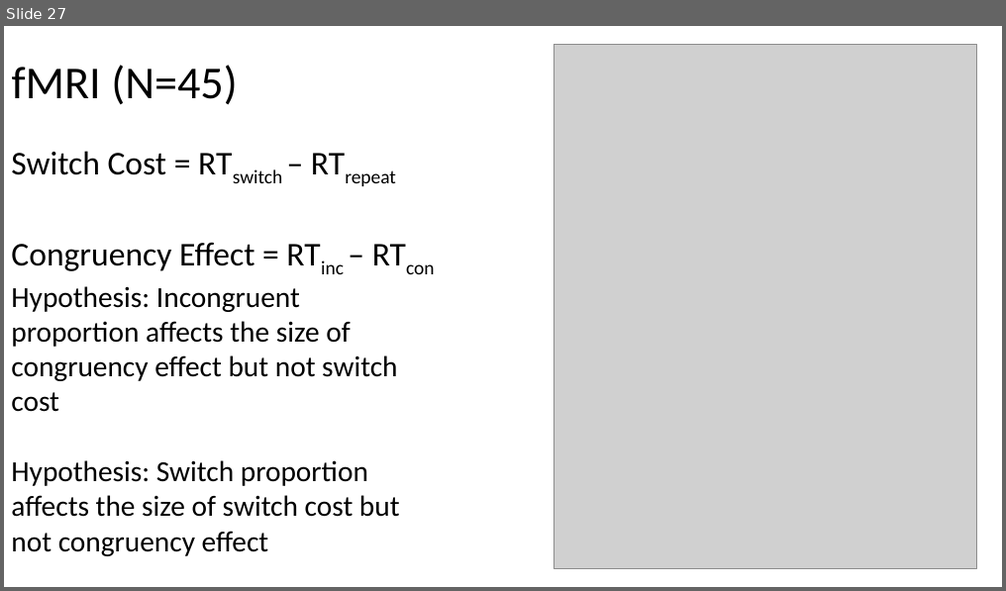
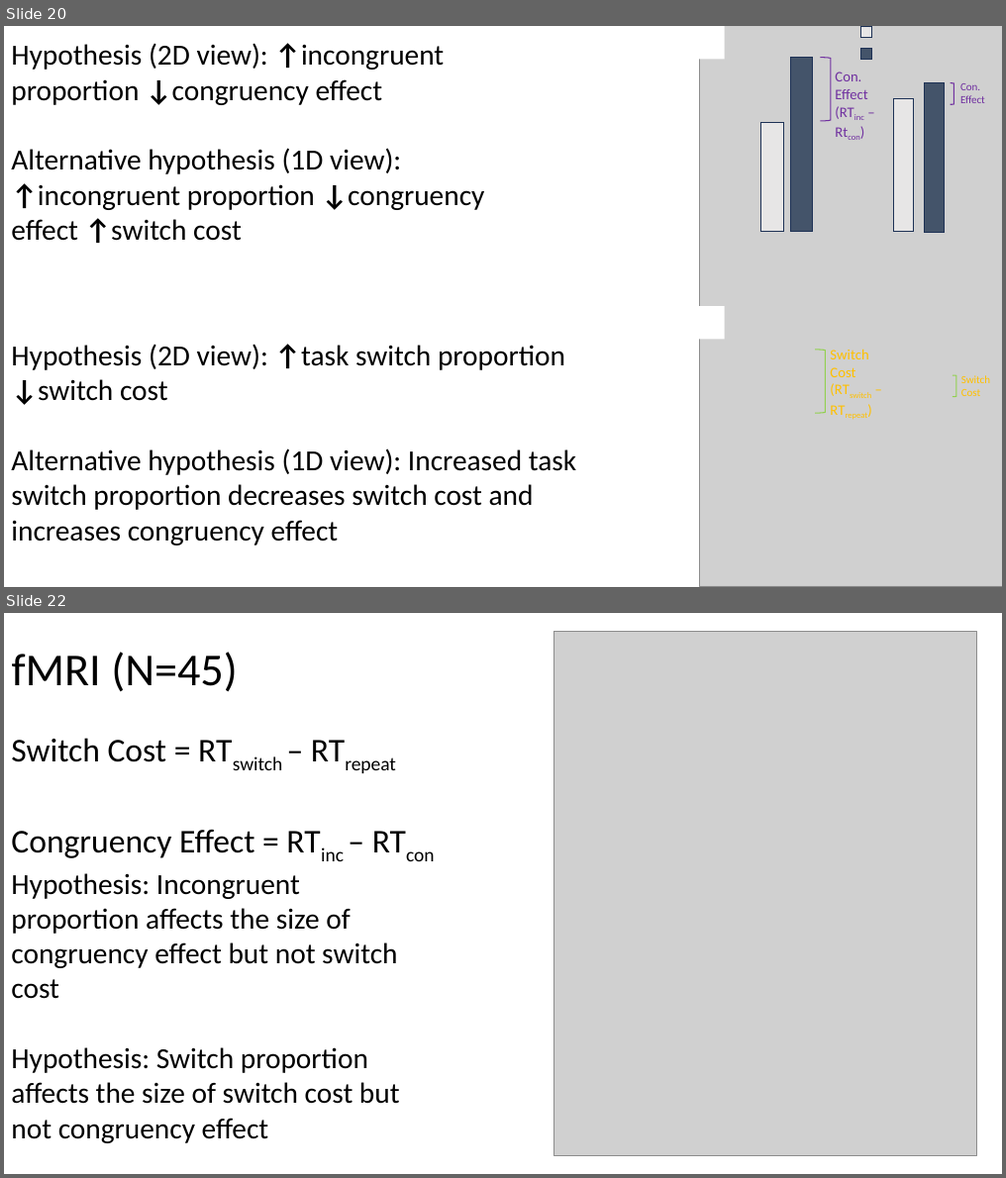
Before and after one commit to jimzhang629/third_year_talk, a slide deck: thirdYearTalk_JZ1.pptx. Shown one above the other, each under a label of ours: slide 27 before the commit, slides 20 and 22 after it; the slides between them are not shown. The pictures are 1006x591 and 1006x1178 pixels, drawn with LibreOffice and Linux fonts; fonts in the diff are those of the drawing; grey boxes stand for pictures. Boxes give left, top, right and bottom in pixels: in the first picture for what was removed or moved away, otherwise in the second. Text is boxed around its words. In the diff, an @@ line names an element or a change of style, - is before the commit and + after.

```diff
--- a/thirdYearTalk_JZ1.pptx
+++ b/thirdYearTalk_JZ1.pptx
@@ slide 20 added at (x1=4, y1=26, x2=1002, y2=587), background #FFFFFF @@
@@ text added at (x1=11, y1=43, x2=485, y2=243), 28 pt, text #000000 @@
+Hypothesis (2D view): ↑incongruent proportion ↓congruency effect
+Alternative hypothesis (1D view): ↑incongruent proportion ↓congruency effect ↑switch cost
@@ picture added at (x1=699, y1=26, x2=1002, y2=587) @@
@@ rectangle added at (x1=699, y1=26, x2=725, y2=59), fill #FFFFFF @@
@@ rectangle added at (x1=861, y1=48, x2=872, y2=59), fill #44546A, outline #1E3256 1 pt @@
@@ rectangle added at (x1=861, y1=27, x2=872, y2=38), fill #E7E6E6, outline #1E3256 1 pt @@
@@ rectangle added at (x1=791, y1=58, x2=813, y2=232), fill #44546A, outline #1E3256 1 pt @@
@@ right bracket added at (x1=821, y1=58, x2=832, y2=121), outline #7030A0 1 pt @@
@@ text added at (x1=835, y1=72, x2=867, y2=99), 14 pt, text #7030A0 @@
+Con. Effect (RTinc – Rtcon)
@@ rectangle added at (x1=924, y1=82, x2=945, y2=233), fill #44546A, outline #1E3256 1 pt @@
@@ right bracket added at (x1=950, y1=82, x2=954, y2=104), outline #7030A0 1 pt @@
@@ text added at (x1=960, y1=83, x2=985, y2=103), 10.5 pt, text #7030A0 @@
+Con. Effect
@@ rectangle added at (x1=894, y1=98, x2=915, y2=231), fill #E7E6E6, outline #1E3256 1 pt @@
@@ rectangle added at (x1=761, y1=123, x2=784, y2=232), fill #E7E6E6, outline #1E3256 1 pt @@
@@ rectangle added at (x1=699, y1=307, x2=725, y2=340), fill #FFFFFF @@
@@ text added at (x1=11, y1=344, x2=576, y2=546), 28 pt, text #000000 @@
+Hypothesis (2D view): ↑task switch proportion ↓switch cost
+Alternative hypothesis (1D view): Increased task switch proportion decreases switch cost and increases congruency effect
@@ right bracket added at (x1=815, y1=350, x2=826, y2=413), outline #92D050 1 pt @@
@@ text added at (x1=830, y1=349, x2=868, y2=377), 14 pt, text #FFC000 @@
+Switch Cost (RTswitch – RTrepeat)
@@ right bracket added at (x1=952, y1=375, x2=956, y2=397), outline #92D050 1 pt @@
@@ text added at (x1=961, y1=375, x2=990, y2=396), 10.5 pt, text #FFC000 @@
+Switch Cost
@@ what was slide 27 is now slide 22 @@
```
Also in this commit, not shown: 5 slides changed, 4 other slides added, 10 slides removed.
